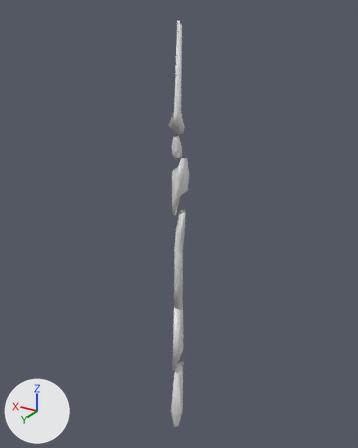
What one commit did to the FBX model Blender Files/CharacterAssets/Lance_v4.fbx.
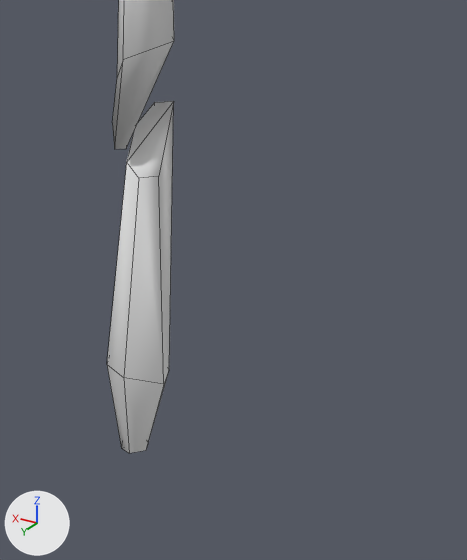
There are two pictures of each version: one whole from a 50 mm lens placed at (-2.71, 4.5, 3.1), pointed at (0.08, -0.14, 0.77), one close up on the part from 42% to 66% of the width and 76% to 100% of the height. The lights are fixed; the arrows at lower left show +X, +Y and +Z. The older version's two pictures come first. The close-ups show mesh edges as thin lines.

In view in the first close-up: 'Lance.003'.
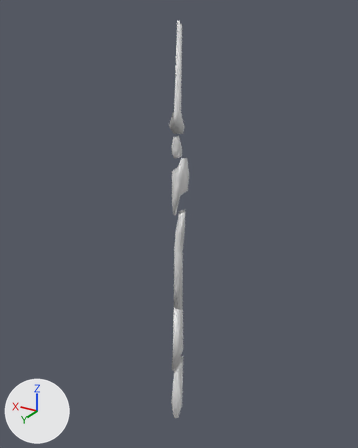
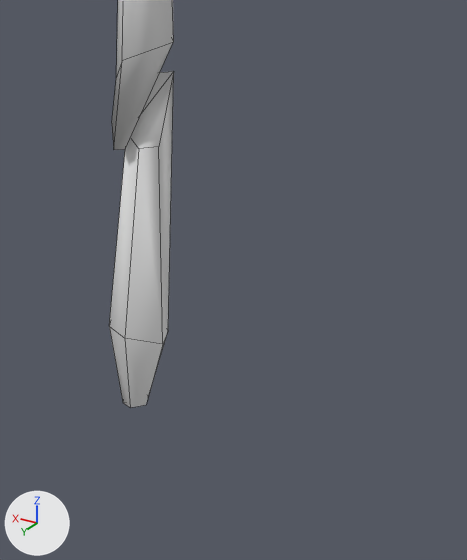
Diff of the bpy script that builds the scene:
```diff
--- a/Blender Files/CharacterAssets/Lance_v4.fbx.py
+++ b/Blender Files/CharacterAssets/Lance_v4.fbx.py
@@ me_cube_010 @@
 # used by ob_lance_003; location = (0.0, 0.0, 0.0)
-me_cube_010.from_pydata(...)  # 98 vertices, 89 faces; spans x -0.11..0.11, y -0.09..0.09, z -2.23..3.01
+me_cube_010.from_pydata(...)  # 98 vertices, 89 faces; spans x -0.11..0.11, y -0.09..0.09, z -2.07..3.01
+# me_cube_010 part 1: the loose piece of 18 vertices spanning x -0.05..0.11, y -0.09..0.08, z -2.23..-1.13 is scaled about its middle by (0.951, 0.96, 0.938), then moved by (0.0, 0.0, 0.12)
```

Where the change shows, as pixel boxes [x1, y1, x2, y2] in the close-ups (467 x 560 px; the box of a moved part takes in the faces that stretch with it):
'Lance.003', reshaped
    before: [107, 0, 174, 453]
    after: [109, 0, 174, 408]
part 1 of me_cube_010, moved or reshaped
    before: [107, 101, 174, 453]
    after: [109, 71, 174, 408]
